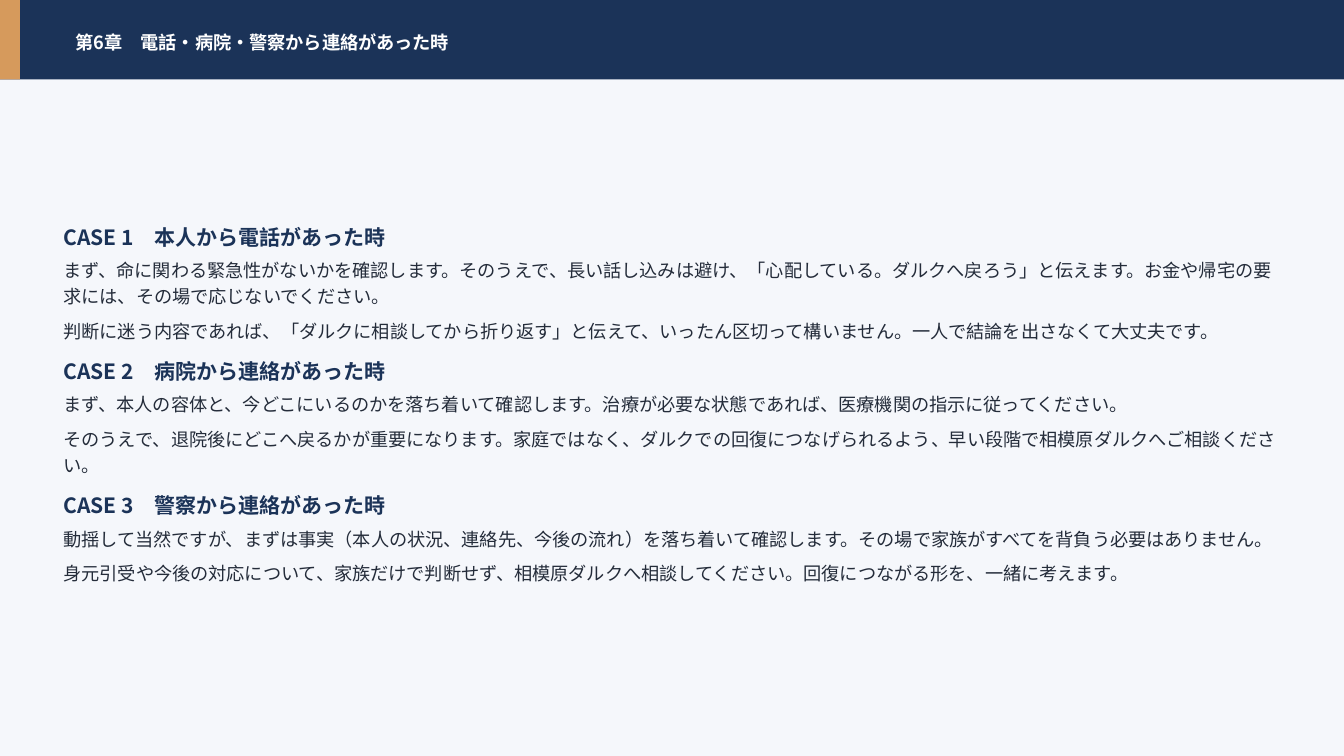
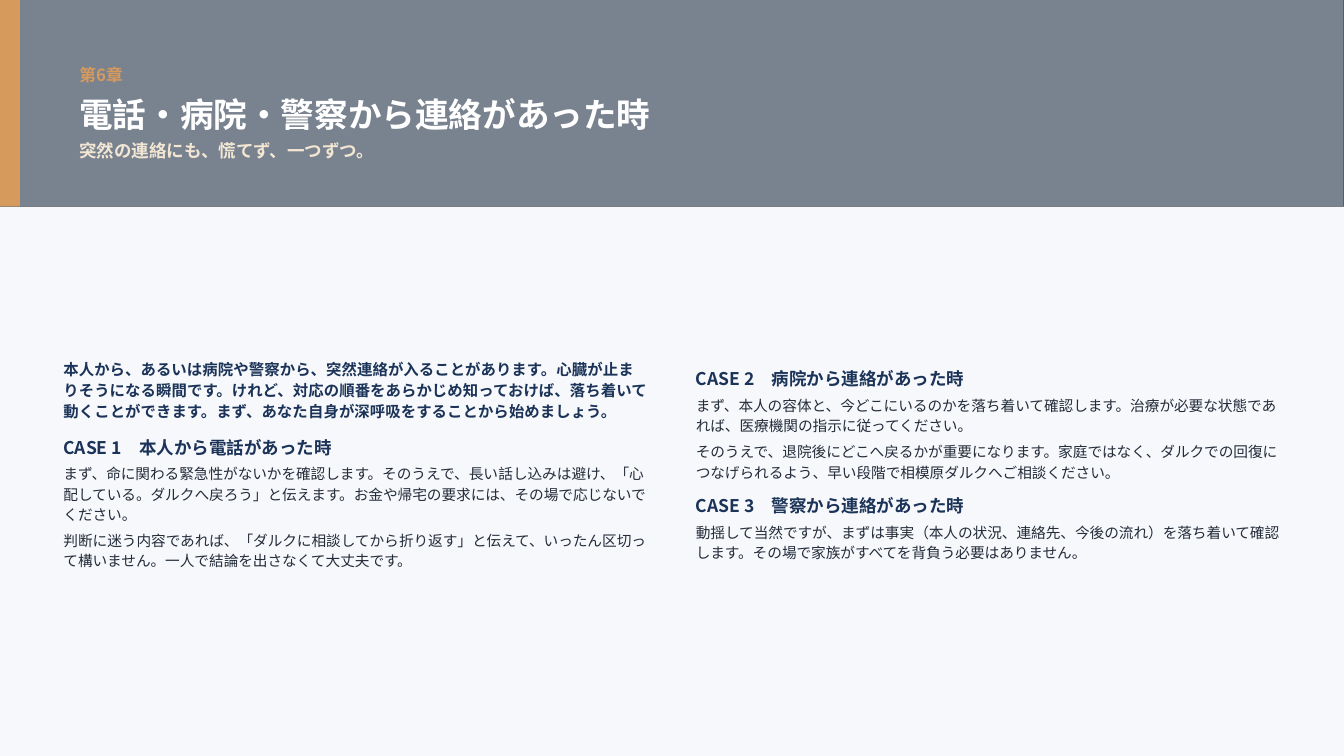
Before and after one commit to hiderock84-sys/darca, a slide deck: slide 15 of public/manual.pptx (slide 39 before the commit). Drawn at 1344x756 pixels with LibreOffice and Linux fonts; fonts in the diff are those of the drawing; grey boxes stand for pictures. Boxes give left, top, right and bottom in pixels: in the first picture for what was removed or moved away, otherwise in the second. Text is boxed around its words. In the diff, an @@ line names an element or a change of style, - is before the commit and + after.

```diff
--- a/public/manual.pptx
+++ b/public/manual.pptx
@@ rectangle at <box>0,0,1344,756</box>: fill #F5F7FB to #F6F8FB @@
@@ rectangle: place and size @@
-rectangle at <box>0,0,20,80</box>
+rectangle at <box>0,0,20,207</box>
@@ rectangle: place and size @@
-rectangle at <box>0,0,1344,80</box>
+rectangle at <box>0,0,1344,207</box>
@@ rectangle at <box>0,0,1344,207</box>: fill #1B3358 to #142744 at 46% opacity @@
@@ picture added at <box>0,0,1344,207</box> @@
@@ text at <box>79,67,650,159</box>: text changed; size 13 to 24 pt @@
-第6章 電話・病院・警察から連絡があった時
+第6章
+電話・病院・警察から連絡があった時
+突然の連絡にも、慌てず、一つずつ。
@@ text at <box>63,227,1271,340</box>: paragraphs removed @@
-CASE 1 本人から電話があった時
-まず、命に関わる緊急性がないかを確認します。そのうえで、長い話し込みは避け、「心配している。ダルクへ戻ろう」と伝えます。お金や帰宅の要求には、その場で応じないでください。
-判断に迷う内容であれば、「ダルクに相談してから折り返す」と伝えて、いったん区切って構いません。一人で結論を出さなくて大丈夫です。
@@ text "CASE 2 病院から連絡があった時": place and size @@
-text "CASE 2 病院から連絡があった時" at <box>63,227,1275,582</box>
+text "CASE 2 病院から連絡があった時" at <box>696,370,1279,559</box>
@@ text "CASE 2 病院から連絡があった時" at <box>696,370,1279,559</box>: size 15 to 12.5 pt in "CASE 2 病院から連絡があった時", "CASE 3 警察から連絡があった時"; size 13 to 10.5 pt in "まず、本人の容体と、今どこにいるのかを落ち着いて確認します。治療が必要な状態であれば、医療機関の指示に従ってください。", "そのうえで、退院後にどこへ戻るかが重要になります。家庭ではなく、ダルクでの回復につなげられるよう、早い段階で相模原ダルク ...", "動揺して当然ですが、まずは事実（本人の状況、連絡先、今後の流れ）を落ち着いて確認します。その場で家族がすべてを背負う必要 ..."; line spacing 1.2 to 1.16; more space between paragraphs; less space between paragraphs @@
@@ text added at <box>63,362,646,567</box>, 10.5 pt, text #242C3A @@
+本人から、あるいは病院や警察から、突然連絡が入ることがあります。心臓が止まりそうになる瞬間です。けれど、対応の順番をあらかじめ知っておけば、落ち着いて動くことができます。まず、あなた自身が深呼吸をすることから始めましょう。
+CASE 1 本人から電話があった時
+まず、命に関わる緊急性がないかを確認します。そのうえで、長い話し込みは避け、「心配している。ダルクへ戻ろう」と伝えます。お金や帰宅の要求には、その場で応じないでください。
+判断に迷う内容であれば、「ダルクに相談してから折り返す」と伝えて、いったん区切って構いません。一人で結論を出さなくて大丈夫です。
@@ text at <box>63,564,1128,582</box>: paragraph removed @@
-身元引受や今後の対応について、家族だけで判断せず、相模原ダルクへ相談してください。回復につながる形を、一緒に考えます。
```
Also in this commit, not shown: 31 other slides changed, 49 slides removed, 1 other file.
